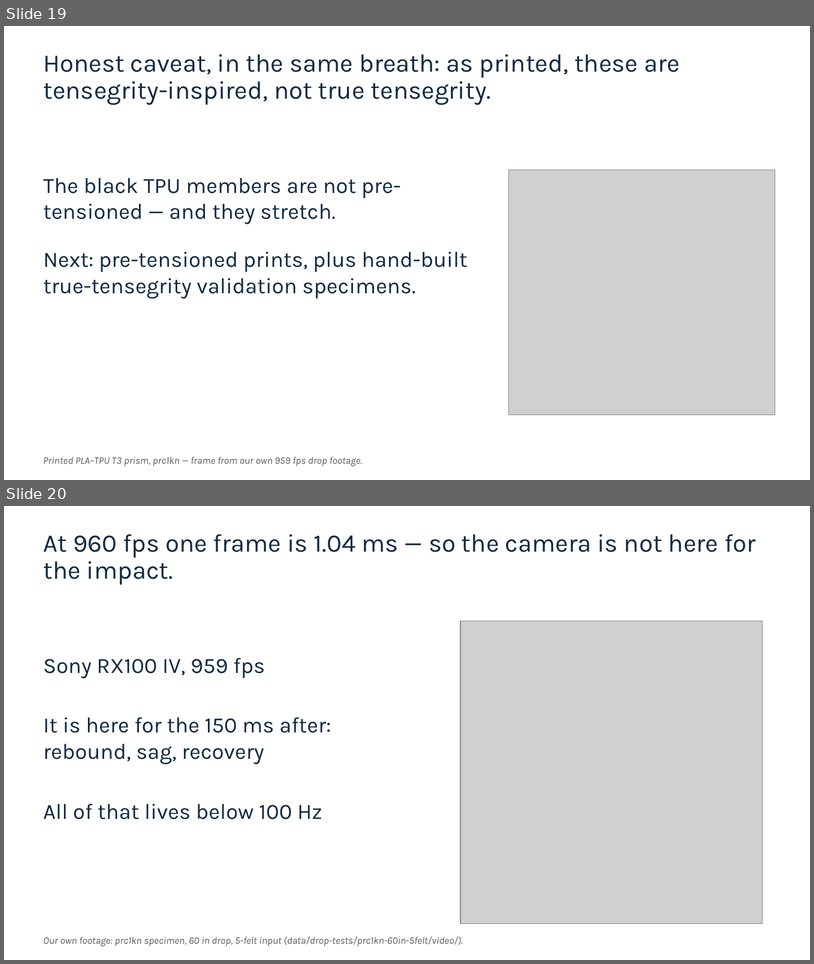
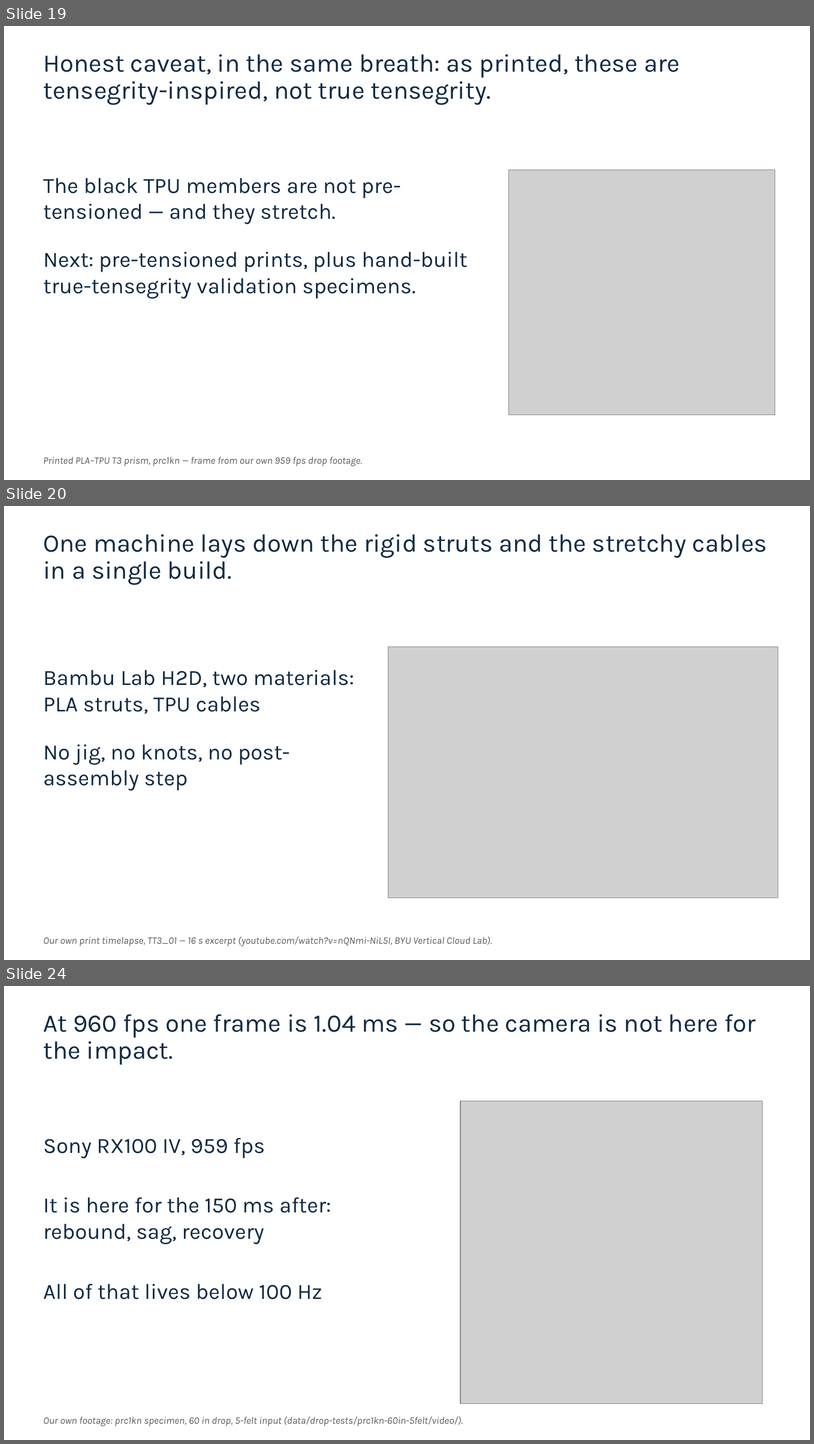
Before and after one commit to vertical-cloud-lab/tensegrity-optimization, a slide deck: presentation/Slide Decks/IDETC Supplement Slides (BO block + gap + video + accel).pptx. Shown one above the other, each under a label of ours: slides 19 and 20 before the commit, slides 19, 20 and 24 after it; the slides between them are not shown. The pictures are 814x964 and 814x1444 pixels, drawn with LibreOffice and Linux fonts; fonts in the diff are those of the drawing; grey boxes stand for pictures. Boxes give left, top, right and bottom in pixels: in the first picture for what was removed or moved away, otherwise in the second. Text is boxed around its words. In the diff, an @@ line names an element or a change of style, - is before the commit and + after.

```diff
--- a/presentation/Slide Decks/IDETC Supplement Slides (BO block + gap + video + accel).pptx
+++ b/presentation/Slide Decks/IDETC Supplement Slides (BO block + gap + video + accel).pptx
@@ slide 20 added at box(4, 506, 810, 960), background #FFFFFF @@
@@ title added at box(43, 534, 768, 585), 30 pt, text #0E2841 @@
+One machine lays down the rigid struts and the stretchy cables in a single build.
@@ picture added at box(388, 647, 779, 898) @@
@@ text added at box(43, 670, 354, 790), 26 pt, text #0E2841 @@
+Bambu Lab H2D, two materials: PLA struts, TPU cables
+No jig, no knots, no post-assembly step
@@ text added at box(43, 936, 492, 946), 12 pt, text #595959, italic @@
+Our own print timelapse, TT3_01 — 16 s excerpt (youtube.com/watch?v=nQNmi-NiL5I, BYU Vertical Cloud Lab).
@@ what was slide 20 is now slide 24 @@
```
Also in this commit, not shown: 2 slides changed, 9 other slides added, 55 other files.
